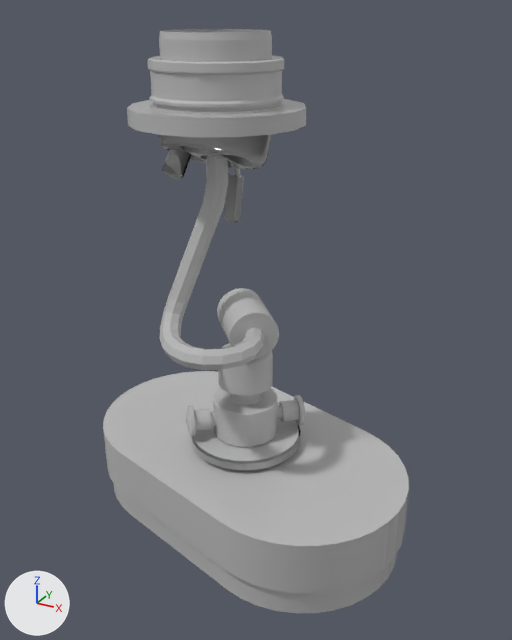
An edit to the FBX model models/aardwolf_all_part_suction_04.fbx, drawn before and after from the same camera.
One viewpoint serves both versions: a camera (50 mm lens) standing at (0.345, -0.556, 0.079) and looking at (0.029, 0.019, -0.209). Every picture has the same lights, and +X, +Y and +Z are marked at lower left. The first picture is the older version. Where no turn or scale is listed for an object, it has been applied to the vertices.

In view in the first picture: 'aardwolf_all_part_obj234', 'aardwolf_all_part_obj248'.
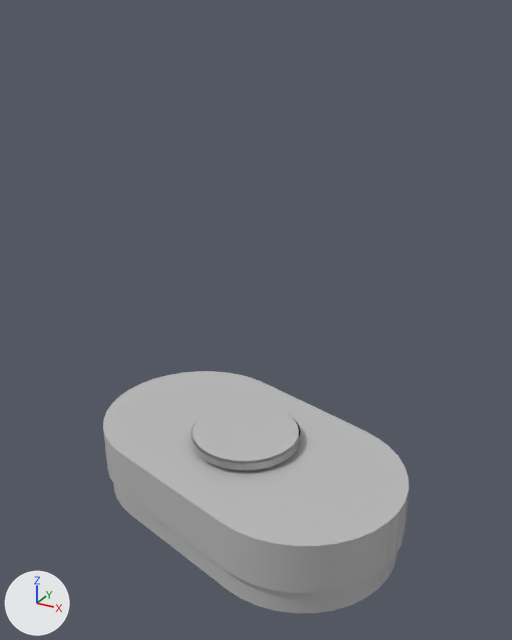
The newer file is also turned or shifted as a whole; pictures and numbers use the older file's frame.

Location of each change, [x1, y1, x2, y2] in pixels of the pictures (512 x 640 px):
'aardwolf_all_part_obj234', deleted
    before: [127, 29, 306, 447]

Diff of the bpy script that builds the scene:
```diff
--- a/models/aardwolf_all_part_suction_04.fbx.py
+++ b/models/aardwolf_all_part_suction_04.fbx.py
@@ ob_aardwolf_all_part_obj234 @@
-ob_aardwolf_all_part_obj234 = bpy.data.objects.new('aardwolf_all_part_obj234', me_mesh)
-ob_aardwolf_all_part_obj234.location = (0.007, 0.0, -0.342)
```
